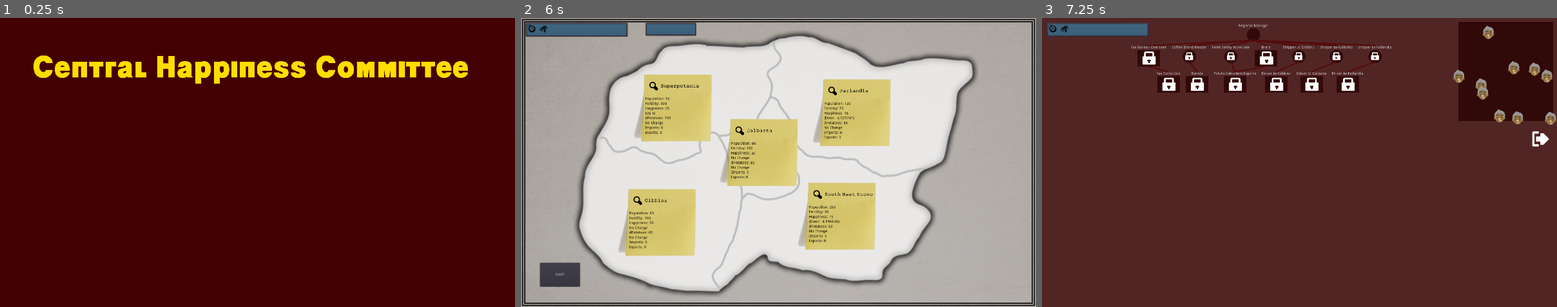
Above: before the commit, frames 1-3 (left to right).
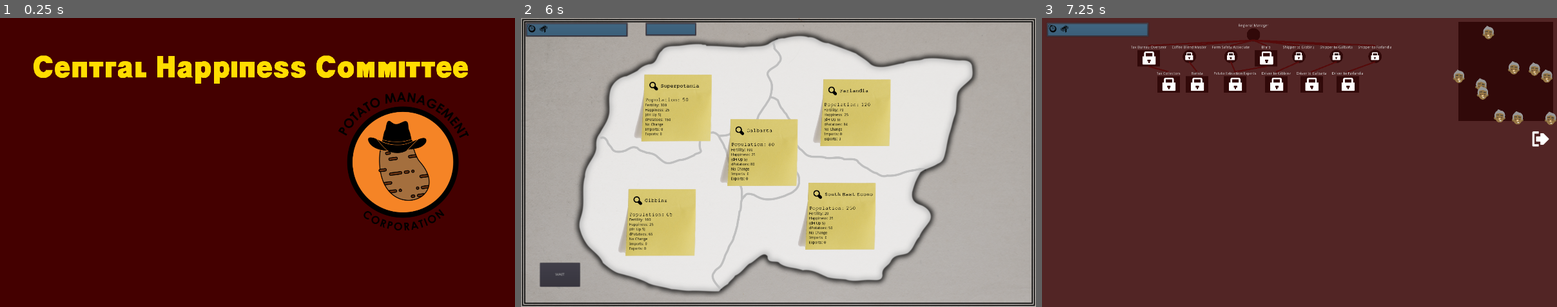
Above: after the commit, the same moments.

Repository: poohshoes/GMTK2020
Game: Godot game, scene res://Scenes/MainMenu.tscn
Two runs of this game, one before a commit and one after it. Both use one fixed random seed, a clock stepped at 60 frames per second and the inputs below. This scene is started directly instead of the project's main scene.
Inputs (mouse positions are in pixels of both pictures, inside the frame that each line leads up to):
- Up to frame 1 (0.25 s): no input
- Up to frame 2 (6 s): click "New Game" at 0.5 s; click "Superpotamia" at 1.25 s; click "Gibbinz" at 2 s; click "Galbarta" at 2.75 s; click "South East Economic Region" at 3.5 s; click "Farlandia" at 4.25 s; click "WAIT" at 5 s; click (1020, 136) at 5.75 s
- Up to frame 3 (7.25 s): click "Superpotamia" at 6.5 s

The runs differ from the first frame. In frame 1, 7.2% of the frame differs, in the area x 65-91%, y 25-74%; in frame 2, 1.4%; in frame 3, nothing differs.

Commit message:
Economy changes, some events added.

Diff:
--- a/Scenes/HappinessChangeLabel.gd
+++ b/Scenes/HappinessChangeLabel.gd
@@ -2,8 +2,8 @@
 
 func set_happiness_change(dH):
 	if dH < 0:
-		set_text("(Down {dH})".format({'dH' : dH}))
+		set_text("(dH Down {dH})".format({'dH' : dH}))
 	elif dH > 0:
-		set_text("(Up {dH})".format({'dH' : dH}))
+		set_text("(dH Up {dH})".format({'dH' : dH}))
 	else:
-		set_text("No Change")
+		set_text("dH No Change")
--- a/Scenes/MainMenu.tscn
+++ b/Scenes/MainMenu.tscn
@@ -41,7 +41,7 @@
 
 [node name="VBoxContainer" type="VBoxContainer" parent="MarginContainer"]
 margin_right = 1628.0
-margin_bottom = 342.0
+margin_bottom = 862.0
 size_flags_horizontal = 3
 
 [node name="TextureRect3" type="TextureRect" parent="MarginContainer/VBoxContainer"]
@@ -81,10 +81,26 @@
 text = "Tutorial"
 align = 0
 
-[node name="VBoxContainer2" type="VBoxContainer" parent="MarginContainer/VBoxContainer"]
+[node name="VBoxContainer3" type="HBoxContainer" parent="MarginContainer/VBoxContainer"]
 margin_top = 304.0
 margin_right = 1628.0
-margin_bottom = 342.0
+margin_bottom = 820.0
+alignment = 2
+
+[node name="HBoxContainer" type="HBoxContainer" parent="MarginContainer/VBoxContainer/VBoxContainer3"]
+margin_left = 1141.0
+margin_right = 1628.0
+margin_bottom = 516.0
+
+[node name="Logo" type="TextureRect" parent="MarginContainer/VBoxContainer/VBoxContainer3/HBoxContainer"]
+margin_right = 487.0
+margin_bottom = 516.0
+texture = ExtResource( 1 )
+
+[node name="VBoxContainer2" type="VBoxContainer" parent="MarginContainer/VBoxContainer"]
+margin_top = 824.0
+margin_right = 1628.0
+margin_bottom = 862.0
 
 [node name="Created By" type="Label" parent="MarginContainer/VBoxContainer/VBoxContainer2"]
 margin_right = 1628.0
--- a/Scenes/Region.gd
+++ b/Scenes/Region.gd
@@ -1,20 +1,14 @@
 extends Node
 
-const FEE_HAPPY_FACTOR = -10
-const POTATO_HAPPY_FACTOR = 10
-const POTATO_BUY_PRICE = 15
-const POTATO_SELL_PRICE = 10
-const POTATO_EXT_PRICE = 3 * POTATO_BUY_PRICE
-const MAX_HAPPINESS = 100
-const FEE_RATE = 0.2
-const L = 1.0
-const K = 1.0 # This probably needs to be moved closer to 0.1
+const L = 10.0
+const K = 0.05 # This probably needs to be moved closer to 0.1
 const X0 = 0.0
 
-
-const FARMER_SALARY = 100
-const FEE_COLLECTOR_SALARY = 150
-const WORKER_SALARY = 50
+# Used for diminishing happiness returns
+const PHA = -3.0
+const PHB = 0.5
+const PHC = 1.0
+const PHD = 3.0
 
 export var region_name = "[Name]"
 export var region_id = -1
@@ -48,7 +42,7 @@
 #func _process(delta):
 #	pass
 
-func tick(imports, exports):
+func tick(imports, exports, inevitability):
 	# Get region job data
 	var numWorkers = regionJobs.get_num_workers()
 	var numPotatoFarmers = regionJobs.potatoFarmers.employee.size()
@@ -58,6 +52,8 @@
 	var numLowSalary = regionJobs.get_num_workers_for_salary(Global.SALARY_LOW)
 	var numMedSalary = regionJobs.get_num_workers_for_salary(Global.SALARY_MED)
 	var numHighSalary = regionJobs.get_num_workers_for_salary(Global.SALARY_HIGH)
+
+	# Calculate the inevitability of time as it ticks
 	dM = 0
 
 	# Update potato production
@@ -73,23 +69,28 @@
 
 	if dS < 0:
 		# Buy them at a super outrageous price
-		dM += POTATO_EXT_PRICE * dS
+		dM += Global.POTATO_EXT_PRICE * dS
 	else:
 		# Buy imports
-		dM += POTATO_SELL_PRICE * exports - POTATO_BUY_PRICE * imports
+		dM += Global.POTATO_SELL_PRICE * exports - Global.POTATO_BUY_PRICE * imports
 	# Collect fees from citizens
-	dM += population * numTaxCollectors * FEE_RATE
+	dM += population * numTaxCollectors * Global.FEE_RATE
 	# Pay salaries
-	dM -= numPotatoFarmers * FARMER_SALARY + effectiveTaxCollectors * FEE_COLLECTOR_SALARY + numWorkers * WORKER_SALARY
+	dM -= numLowSalary * Global.SALARY_LOW + numMedSalary * Global.SALARY_MED + numHighSalary * Global.SALARY_HIGH
 
 	# Calculate happiness
-	dH = FEE_HAPPY_FACTOR * numTaxCollectors + POTATO_HAPPY_FACTOR * (dS / population - 1)
+	dH = inevitability * (Global.FEE_HAPPY_FACTOR * effectiveTaxCollectors + potato_happiness())
+
+	print("{region} potato happiness: {pH}".format({'region': region_name, 'pH': potato_happiness()}))
+	print("{region} dH: {dH}".format({'region': region_name, 'dH': dH}))
+	print(Global.FEE_HAPPY_FACTOR * effectiveTaxCollectors)
+	# print(dS/population)
 	# Apply a normalization to make it harder to succeed
 	dH = L/(1+exp(-K * (X0 - dH)))
+	print(dH)
 	#Note(ian): I didn't know how to tweak the formula to get this out.
-	dH = (0.5 - dH) * 10
-
-	happiness = max(0, min(MAX_HAPPINESS, happiness + dH))
+#	dH = (0.5 - dH) * 10
+	happiness = max(0, min(Global.MAX_HAPPINESS, happiness + dH))
 	$RegionButton/LabelList/PopulationLabel.text = "Population: " + str(population)
 	$RegionButton/LabelList/FertilityLabel.text = "Fertility: " + str(int(fertility * 100))
 	$RegionButton/LabelList/HappinessLabel.set_happiness(round(happiness))
@@ -108,3 +109,6 @@
 
 func collect_fees():
 	pass
+
+func potato_happiness(): # Can tweak the function this way easier.
+	return Global.POTATO_HAPPY_FACTOR * ((PHA / (PHB * (dS/population) + PHC)) + PHD)
--- a/Scenes/RegionButton.tscn
+++ b/Scenes/RegionButton.tscn
@@ -15,6 +15,13 @@
 [sub_resource type="DynamicFont" id=2]
 size = 20
 font_data = SubResource( 1 )
+
+[sub_resource type="DynamicFontData" id=3]
+font_path = "res://Font/EscapeTypewriterCMedium.ttf"
+
+[sub_resource type="DynamicFont" id=4]
+size = 20
+font_data = SubResource( 3 )
 
 [node name="RegionButton" type="Button"]
 margin_left = -1.0
@@ -44,22 +51,23 @@
 }
 
 [node name="PopulationLabel" type="Label" parent="LabelList"]
-margin_right = 103.0
-margin_bottom = 14.0
+margin_right = 186.0
+margin_bottom = 20.0
+custom_fonts/font = SubResource( 4 )
 custom_colors/font_color = Color( 0, 0, 0, 1 )
 text = "population label"
 
 [node name="FertilityLabel" type="Label" parent="LabelList"]
-margin_top = 18.0
-margin_right = 103.0
-margin_bottom = 32.0
+margin_top = 24.0
+margin_right = 186.0
+margin_bottom = 38.0
 custom_colors/font_color = Color( 0, 0, 0, 1 )
 text = "fertility label"
 
 [node name="HappinessLabel" type="Label" parent="LabelList"]
-margin_top = 36.0
-margin_right = 103.0
-margin_bottom = 50.0
+margin_top = 42.0
+margin_right = 186.0
+margin_bottom = 56.0
 custom_colors/font_color = Color( 0, 0, 0, 1 )
 text = "happiness label"
 script = ExtResource( 3 )
@@ -68,9 +76,9 @@
 }
 
 [node name="HappinessChangeLabel" type="Label" parent="LabelList"]
-margin_top = 54.0
-margin_right = 103.0
-margin_bottom = 68.0
+margin_top = 60.0
+margin_right = 186.0
+margin_bottom = 74.0
 custom_colors/font_color = Color( 0, 0, 0, 1 )
 text = "dH Label"
 script = ExtResource( 5 )
@@ -79,9 +87,9 @@
 }
 
 [node name="PotatoesLabel" type="Label" parent="LabelList"]
-margin_top = 72.0
-margin_right = 103.0
-margin_bottom = 86.0
+margin_top = 78.0
+margin_right = 186.0
+margin_bottom = 92.0
 custom_colors/font_color = Color( 0, 0, 0, 1 )
 text = "potato label"
 script = ExtResource( 4 )
@@ -90,9 +98,9 @@
 }
 
 [node name="MoneyLabel" type="Label" parent="LabelList"]
-margin_top = 90.0
-margin_right = 103.0
-margin_bottom = 104.0
+margin_top = 96.0
+margin_right = 186.0
+margin_bottom = 110.0
 custom_colors/font_color = Color( 0, 0, 0, 1 )
 text = "Money Label"
 script = ExtResource( 6 )
@@ -101,9 +109,9 @@
 }
 
 [node name="ImportsLabel" type="Label" parent="LabelList"]
-margin_top = 108.0
-margin_right = 103.0
-margin_bottom = 122.0
+margin_top = 114.0
+margin_right = 186.0
+margin_bottom = 128.0
 custom_colors/font_color = Color( 0, 0, 0, 1 )
 text = "ImportsLabel"
 script = ExtResource( 7 )
@@ -112,9 +120,9 @@
 }
 
 [node name="ExportsLabel" type="Label" parent="LabelList"]
-margin_top = 126.0
-margin_right = 103.0
-margin_bottom = 140.0
+margin_top = 132.0
+margin_right = 186.0
+margin_bottom = 146.0
 custom_colors/font_color = Color( 0, 0, 0, 1 )
 text = "ExportsLabel"
 script = ExtResource( 8 )
--- a/World.gd
+++ b/World.gd
@@ -4,6 +4,8 @@
 var money = 1000000
 var payroll = 0
 var income
+export var alpha = 0.01 # Coefficient in front of exponent function
+export var beta = 1.4 # Value of exponent
 
 var regionJobs = []
 
@@ -22,6 +24,8 @@
 	var potatoesPerDriver = 5
 	var exportsByRegion = []
 	var importsByRegion = []
+
+	var inevitability = alpha * pow(action, beta)
 # warning-ignore:unused_variable
 	for i in range(5):
 		exportsByRegion.append(0)
@@ -51,7 +55,7 @@
 	var regions = $Regions.get_children()
 	for regionIndex in regions.size():
 		var region = regions[regionIndex]
-		income += region.tick(importsByRegion[regionIndex], exportsByRegion[regionIndex])
+		income += region.tick(importsByRegion[regionIndex], exportsByRegion[regionIndex], inevitability)
 	money += income
 	$ResourcesPanel/MarginContainer/HBoxContainer/MoneyLabel.set_money(money)
 	action += 1
@@ -95,7 +99,16 @@
 		show_message("A wild event appeared! Wow! You're bananas")
 
 	if action == 3:
-		show_message("You're so screwed")
+		show_message("The people grow weary of potatoes...")
+		Global.POTATO_HAPPY_FACTOR -= 0.2
+
+	if action == 10:
+		show_message("A clever comrade has submerged the potatoes in hot oil. Suddenly, spuds are all the rage again!")
+		Global.POTATO_HAPPY_FACTOR += 0.2
+
+	if action == 50:
+		show_message("Your people have realized that the new regime is little better than the old. Unrest grows...")
+		beta += 0.2
 
 func show_message(text):
 	$MessagePanel/MarginContainer2/MessageLabel.show_message(text)
--- a/global.gd
+++ b/global.gd
@@ -1,5 +1,15 @@
 extends Node
 
-const SALARY_LOW = 0
-const SALARY_MED = 1
-const SALARY_HIGH = 2
+const MAX_HAPPINESS = 100
+
+const SALARY_LOW = 1000
+const SALARY_MED = 2000
+const SALARY_HIGH = 5000
+
+# Region parameters
+var FEE_HAPPY_FACTOR = -2.5
+var POTATO_HAPPY_FACTOR = 10
+var POTATO_BUY_PRICE = 15
+var POTATO_SELL_PRICE = 10
+var POTATO_EXT_PRICE = 3 * POTATO_BUY_PRICE
+var FEE_RATE = 0.2
Binary file changed: Resources/Logo.png
Not shown: 1 places in Scenes/RegionButton.tscn that only renumber resources
